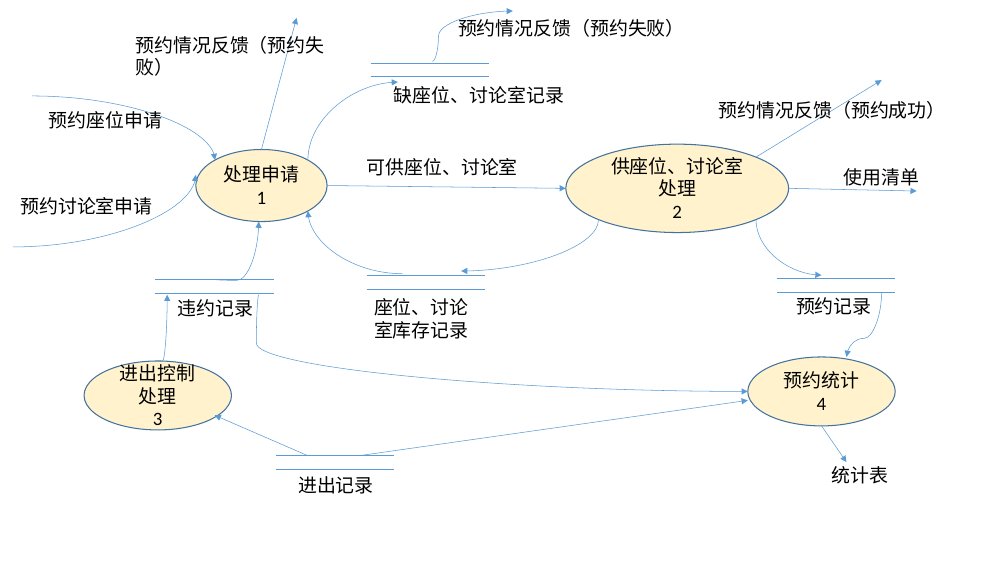
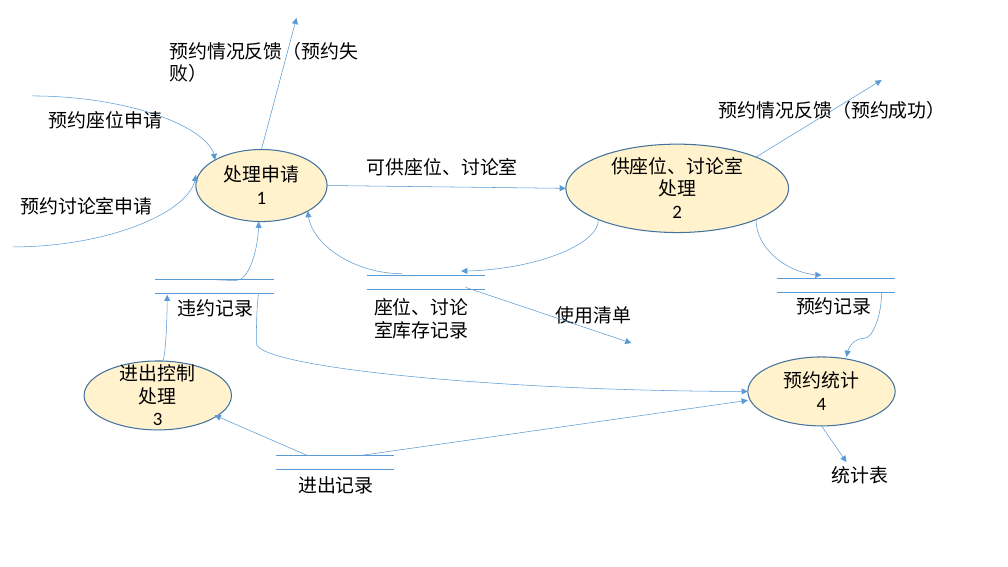
Before and after one commit to huangqiuyu/Database_BUAA, a slide deck: slide 14 of ours/E-R图初稿.pptx. Drawn at 1008x567 pixels with LibreOffice and Linux fonts; fonts in the diff are those of the drawing. Boxes give left, top, right and bottom in pixels: in the first picture for what was removed or moved away, otherwise in the second. Text is boxed around its words. In the diff, an @@ line names an element or a change of style, - is before the commit and + after.

```diff
--- a/ours/E-R图初稿.pptx
+++ b/ours/E-R图初稿.pptx
@@ curved arrow removed from (433, 61) to (513, 11) @@
@@ text removed at (x1=458, y1=16, x2=685, y2=37) @@
-预约情况反馈（预约失败）
@@ text "预约情况反馈（预约失败）" moved from (x1=136, y1=32, x2=325, y2=57) to (x1=169, y1=38, x2=358, y2=63) @@
@@ curved arrow removed from (308, 160) to (398, 82) @@
@@ line removed from (371, 63) to (489, 63) @@
@@ line removed from (371, 76) to (489, 76) @@
@@ text removed at (x1=394, y1=83, x2=564, y2=104) @@
-缺座位、讨论室记录
@@ arrow moved from (789, 188) - (917, 191) to (466, 287) - (631, 343) @@
@@ text "使用清单" moved from (x1=843, y1=168, x2=919, y2=190) to (x1=556, y1=306, x2=632, y2=328) @@
```
Also in this commit, not shown: 2 other slides changed, 1 slide added, 1 slide removed, 1 other file.
